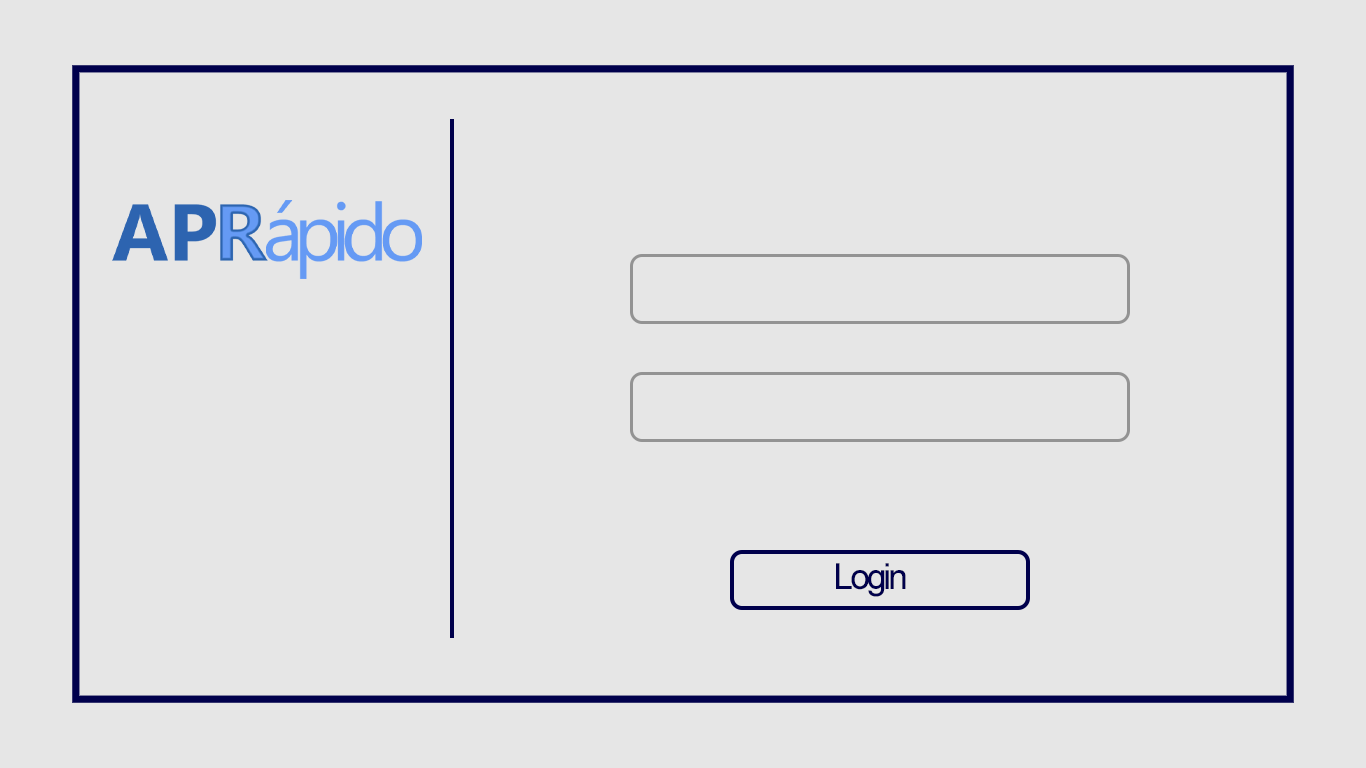
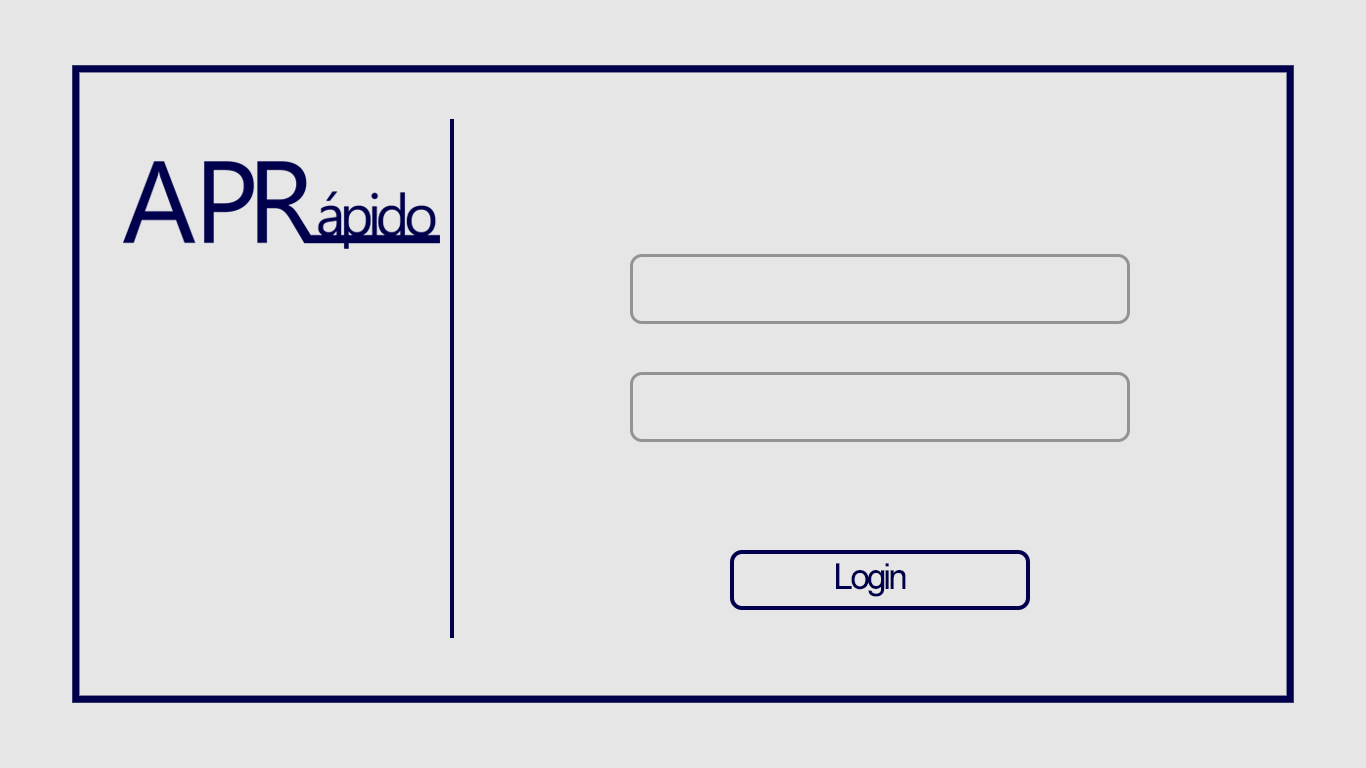
Before/after of a w=1366, h=768 layered artwork. What changed in the layer stack:
renamed "Camada 2" to "Logo", painted on it over [112, 161, 440, 279]
